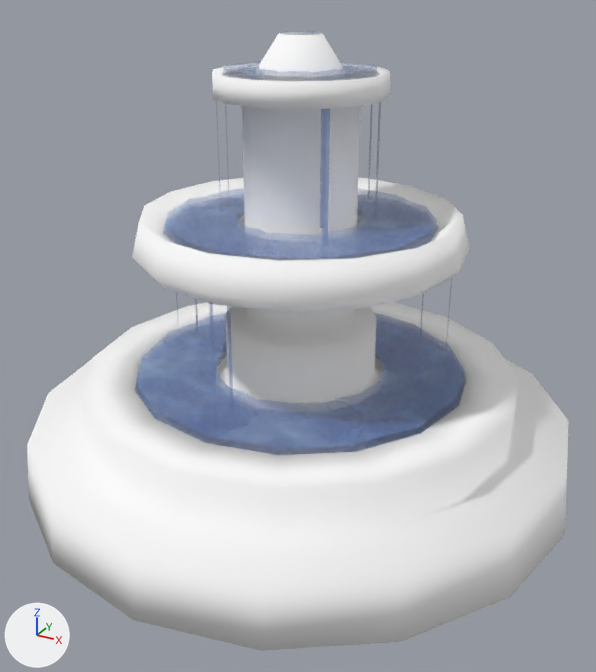
The glTF model client/public/assets/models/desert fountain.glb, before and after one commit.
One viewpoint serves both versions: a 50 mm camera at (1.15, -2.1, 1.5) aimed at (0.03, -0.08, 0.48). Every picture has the same lights, and +X, +Y and +Z are marked at lower left. The first picture is the older version. Where no turn or scale is listed for an object, it has been applied to the vertices.

Names of what the first picture shows: 'EQ_Desert_Fountain_Stone', 'EQ_Desert_Fountain_Water'.
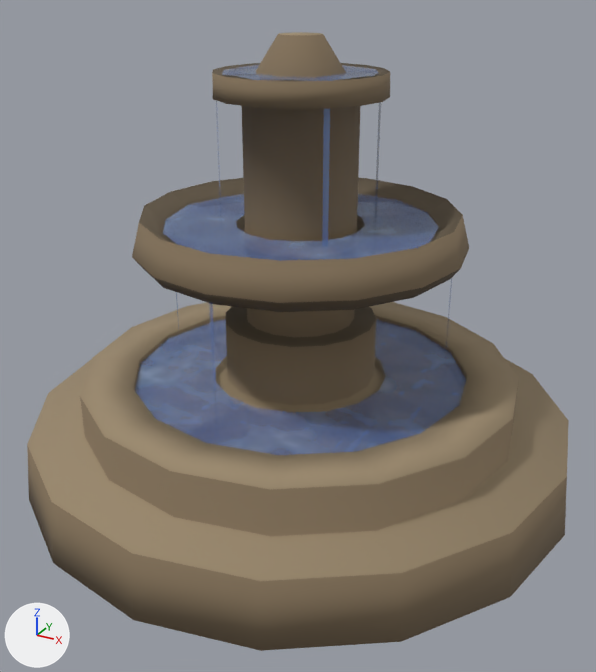
The change, as a list of edits to the scene's bpy script:
```text
Change mat_eq_desert_fountain_sandstone_top:
    mat_eq_desert_fountain_sandstone_top.base_color: (1.0, 1.0, 1.0) -> (0.28, 0.21, 0.125)  # white #ffffff -> brown #907e63
Change mat_eq_desert_fountain_sandstone_side:
    mat_eq_desert_fountain_sandstone_side.base_color: (1.0, 1.0, 1.0) -> (0.22, 0.16, 0.095)  # white #ffffff -> brown #816f57
Change mat_eq_desert_fountain_sandstone_shadow:
    mat_eq_desert_fountain_sandstone_shadow.base_color: (1.0, 1.0, 1.0) -> (0.09, 0.065, 0.04)  # white #ffffff -> brown #554838
Change mat_eq_desert_fountain_sun_worn_edges:
    mat_eq_desert_fountain_sun_worn_edges.base_color: (1.0, 1.0, 1.0) -> (0.34, 0.26, 0.16)  # white #ffffff -> brown #9e8b6f
Change mat_eq_desert_fountain_wet_sandstone:
    mat_eq_desert_fountain_wet_sandstone.base_color: (1.0, 1.0, 1.0) -> (0.12, 0.09, 0.055)  # white #ffffff -> brown #615542
Remove ob_eq_desert_fountain_water:
    ob_eq_desert_fountain_water = bpy.data.objects.new('EQ_Desert_Fountain_Water', me_eq_desert_fountain_water_mesh_003)
    ob_eq_desert_fountain_water.location = (0.0, 0.0, 0.0)
```

Location of each change, [x1, y1, x2, y2] in pixels of the pictures (596 x 672 px):
'EQ_Desert_Fountain_Stone', recoloured (white to brown): [27, 33, 569, 651] in both
'EQ_Desert_Fountain_Water', deleted: before [136, 30, 465, 448]
